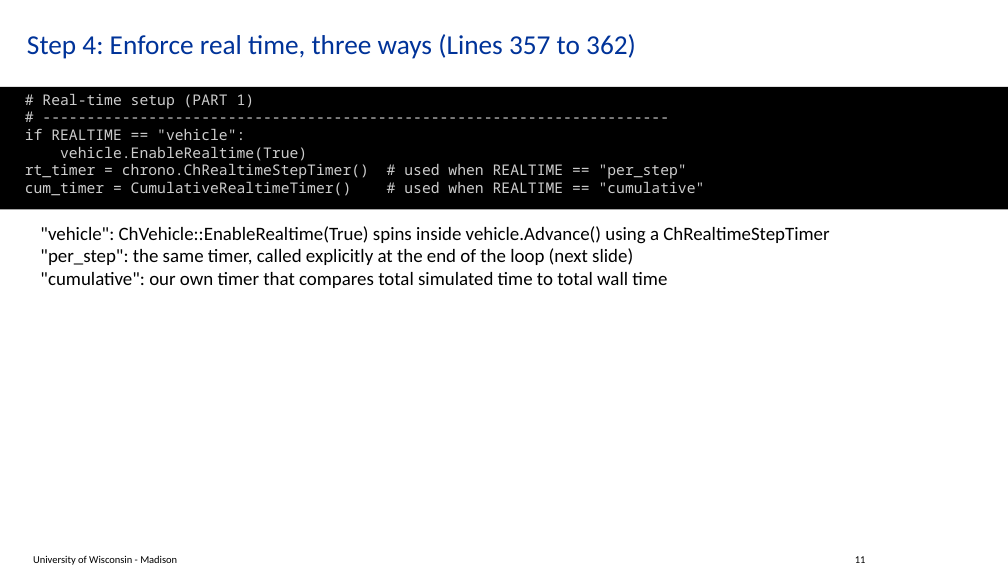
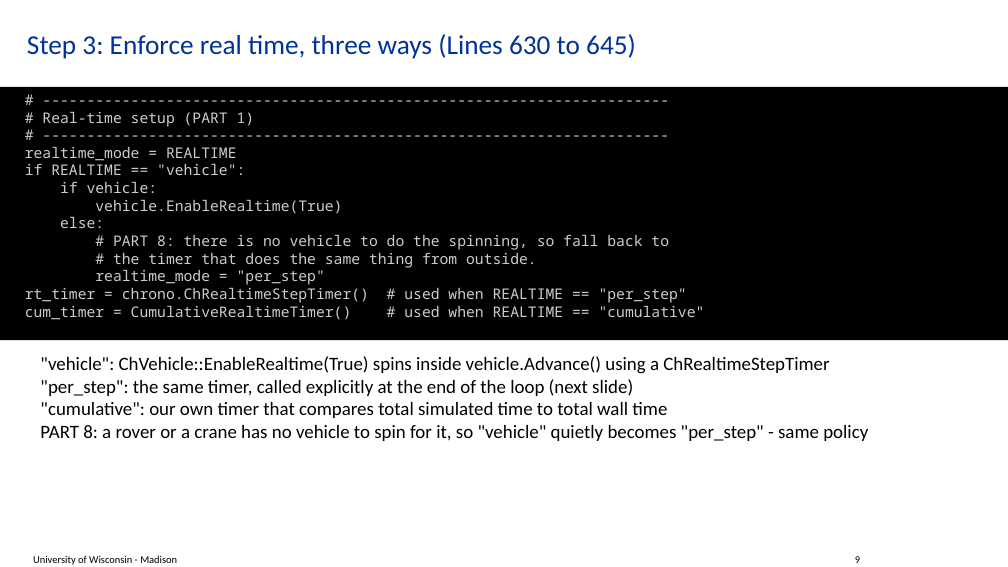
Before and after one commit to ksha23/chrono-hil-tutorial, a slide deck: slide 9 of tutorial_HIL_driver.pptx (slide 11 before the commit). Drawn at 1008x567 pixels with LibreOffice and Linux fonts; fonts in the diff are those of the drawing; background and template pictures are left out. Boxes give left, top, right and bottom in pixels: in the first picture for what was removed or moved away, otherwise in the second. Text is boxed around its words. In the diff, an @@ line names an element or a change of style, - is before the commit and + after.

```diff
--- a/tutorial_HIL_driver.pptx
+++ b/tutorial_HIL_driver.pptx
@@ title at (27, 34, 636, 59): text changed @@
-Step 4: Enforce real time, three ways (Lines 357 to 362)
+Step 3: Enforce real time, three ways (Lines 630 to 645)
@@ text in rectangle at (0, 87, 1008, 340): paragraph added @@
+# -----------------------------------------------------------------------
@@ rectangle "# ---------------------------------------------------------- ...": place and size @@
-rectangle "# ---------------------------------------------------------- ..." at (0, 87, 1008, 209)
+rectangle "# ---------------------------------------------------------- ..." at (0, 87, 1008, 340)
@@ text in rectangle at (25, 147, 237, 161): paragraph added @@
+realtime_mode = REALTIME
@@ text in rectangle at (60, 181, 158, 193): paragraph added @@
+if vehicle:
@@ text in rectangle at (60, 217, 669, 285): paragraphs added @@
+else:
+# PART 8: there is no vehicle to do the spinning, so fall back to
+# the timer that does the same thing from outside.
+realtime_mode = "per_step"
@@ text ""vehicle": ChVehicle::EnableRealtime(True) spins inside vehi ...": place and size @@
-text ""vehicle": ChVehicle::EnableRealtime(True) spins inside vehi ..." at (40, 226, 829, 288)
+text ""vehicle": ChVehicle::EnableRealtime(True) spins inside vehi ..." at (40, 356, 868, 441)
@@ text at (40, 425, 868, 441): paragraph added @@
+PART 8: a rover or a crane has no vehicle to spin for it, so "vehicle" quietly becomes "per_step" - same policy
@@ text at (855, 556, 860, 563): text changed @@
-11
+9
```
Also in this commit, not shown: 20 other slides changed, 5 slides added, 25 slides removed, 5 other files.
